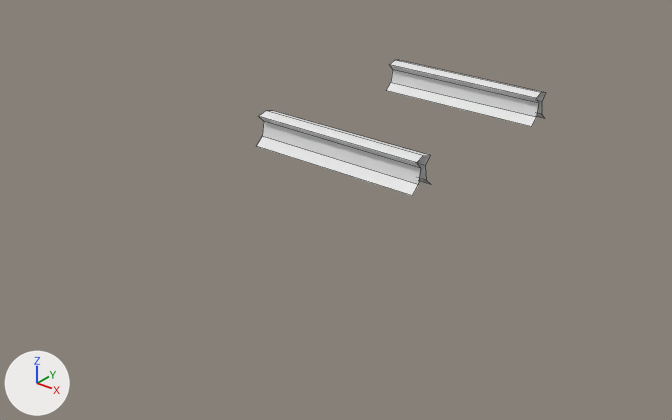
The FBX model Content/Dynamic/Track/Model/subdiridedRails.fbx, before and after one commit.
Both versions are drawn from a 50 mm camera at (5.1, -7.58, 3.61) aimed at (-0.38, -0.74, -0.63). The axes (+X, +Y, +Z) are drawn at lower left. The lights are the same throughout. Mesh edges are drawn as thin lines. Where no turn or scale is listed for an object, it has been applied to the vertices.
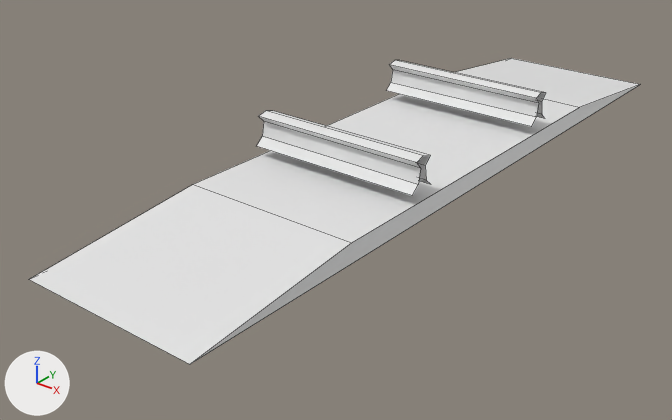
Where the change shows, as pixel boxes [x1, y1, x2, y2] in the pictures (672 x 420 px):
'Cube', reshaped (111% wider, 124% taller)
    before: [257, 60, 546, 196]
    after: [29, 58, 640, 364]
part 1 of me_cube_005, added
    after: [29, 58, 640, 364]

The change, as a list of edits to the scene's bpy script:
```text
Add mat_material_002:
    mat_material_002 = principled_material('Material.002')
    mat_material_002.base_color = (0.8, 0.8, 0.8)  # white #e7e7e7
Add mat_material_001:
    mat_material_001 = principled_material('Material.001')
    mat_material_001.base_color = (0.8, 0.8, 0.8)  # white #e7e7e7
Change me_cube_005:
    where me_cube_005.from_pydata(...)  # 36 vertices, 16 faces; spans x -0.98..0.91, y -1.27..1.27, z -0.15..0.18
    used by ob_cube; location = (0.0, 0.0, 0.252)
    verts and faces of me_cube_005; kept vertices keep their numbers, new ones are numbered from 36
    me_cube_005 part 1
    add verts[36] = (-0.98, -3.99, -0.46)  # pixel (28, 279)
    add verts[37] = (-0.98, -2.15, -0.26)  # pixel (192, 184)
    add verts[38] = (-0.98, 3.99, -0.46)  # pixel (511, 58)
    add verts[39] = (-0.98, 2.15, -0.26)
    add for new, old in zip([*range(40, 44)], [*range(36, 40)]): verts[new] = verts[old] + (1.89, 0.0, 0.0)
    add faces += [(36, 37, 39, 38), (38, 39, 43, 42), (40, 42, 43, 41), (36, 40, 41, 37), (36, 38, 42, 40), (37, 41, 43, 39)]  # mat_material_002 (white #e7e7e7)
    add me_cube_005.materials.append(mat_material_001)  # white #e7e7e7
    add me_cube_005.materials.append(mat_material_002)  # white #e7e7e7
```
